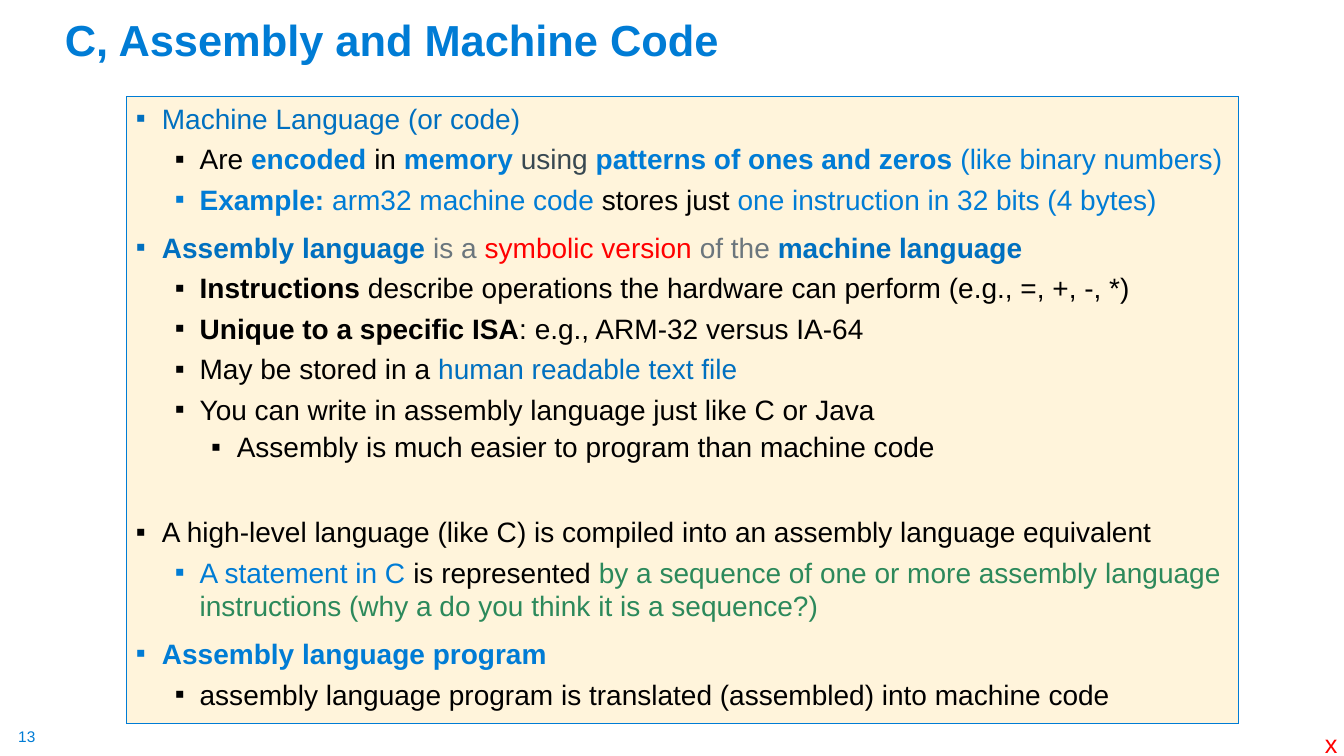
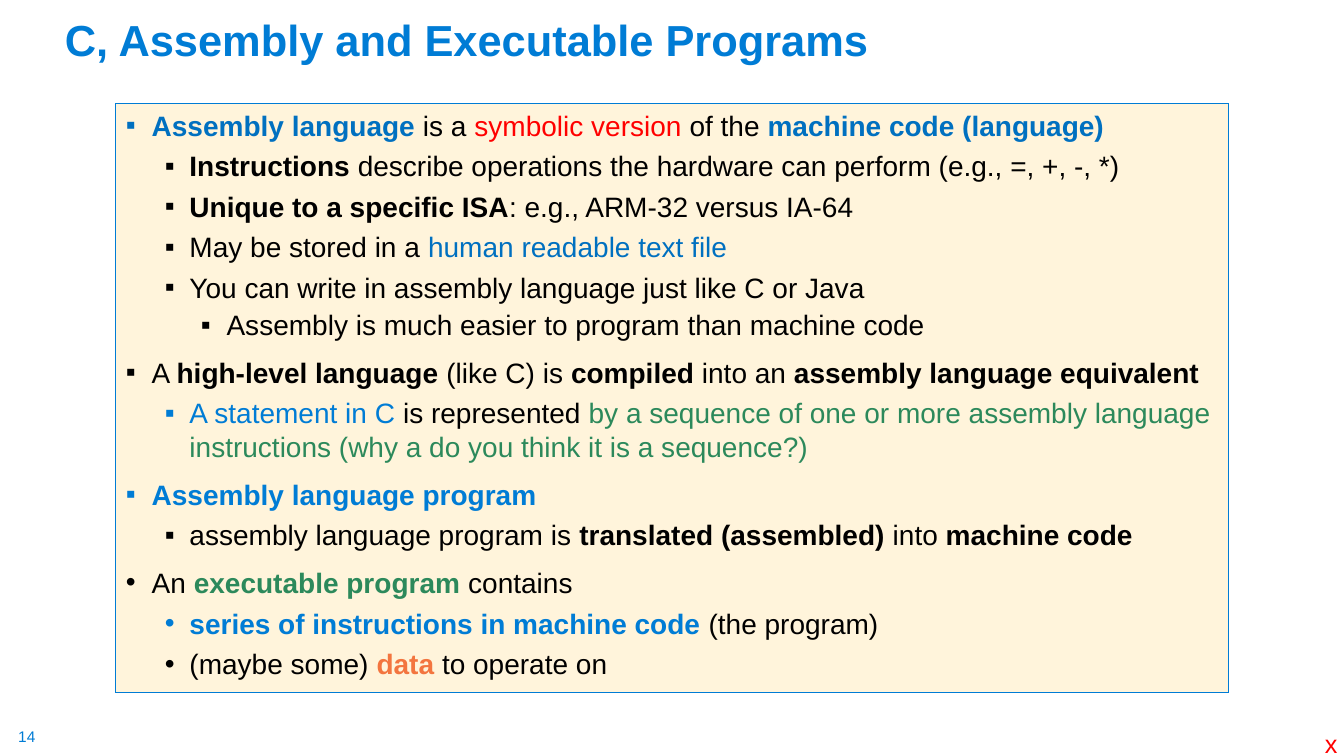
Before and after one commit to cse30-sp24/Cao-slides, a slide deck: slide 14 of 01-C-Part1.pptx (slide 13 before the commit). Drawn at 1344x756 pixels with LibreOffice and Linux fonts; fonts in the diff are those of the drawing. Boxes give left, top, right and bottom in pixels: in the first picture for what was removed or moved away, otherwise in the second. Text is boxed around its words. In the diff, an @@ line names an element or a change of style, - is before the commit and + after.

```diff
--- a/01-C-Part1.pptx
+++ b/01-C-Part1.pptx
@@ title at box(65, 24, 868, 65): text changed @@
-C, Assembly and Machine Code
+C, Assembly and Executable Programs
@@ rectangle "Assembly language is a symbolic ...": place and size @@
-rectangle "Assembly language is a symbolic ..." at box(126, 97, 1238, 724)
+rectangle "Assembly language is a symbolic ..." at box(116, 103, 1228, 692)
@@ text in rectangle at box(152, 115, 1104, 141): text changed; text colour #007CD5 to #0070C0; bold on @@
-▪ Machine Language (or code)
-  ▪ Are encoded in memory using patterns of ones and zeros (like binary numbers)
-  ▪ Example: arm32 machine code stores just one instruction in 32 bits (4 bytes)
-▪ Assembly language is a symbolic version of the machine language
+▪ Assembly language is a symbolic version of the machine code (language)
@@ text in rectangle at box(152, 362, 1199, 550): bold on in "high-level language compiled assembly language equivalent", "translated (assembled) machine code" @@
@@ text in rectangle at box(152, 572, 879, 679): paragraphs added @@
+• An executable program contains
+  • series of instructions in machine code (the program)
+  • (maybe some) data to operate on
@@ page number at box(18, 731, 35, 742): text changed @@
-13
+14
```
Also in this commit, not shown: 33 other slides changed, 4 slides added, 1 slide removed.
